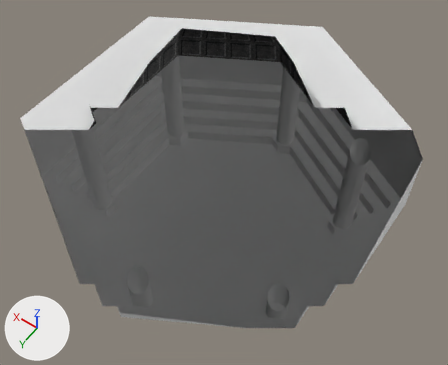
What one commit did to the Blender file art/room.blend.
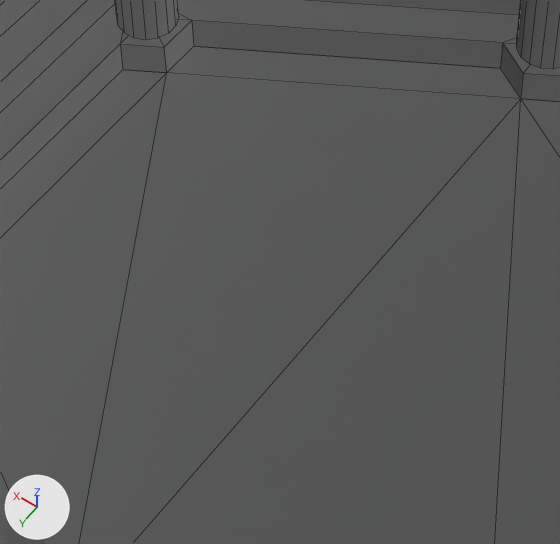
Each version appears first whole from a camera (50 mm lens) standing at (-18.3, 25.1, 44.7) and looking at (-1.4, 1.5, 7.6), and next in a close-up on the part from 30% to 64% of the width and 34% to 75% of the height. The lights are fixed; the arrows at lower left show +X, +Y and +Z. The close-ups show mesh edges as thin lines. Everything nearer to the camera than a plane just in front of the edit is cut away.
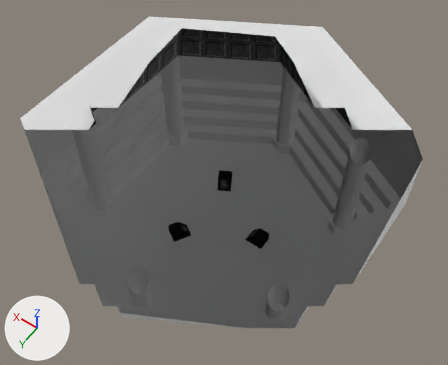
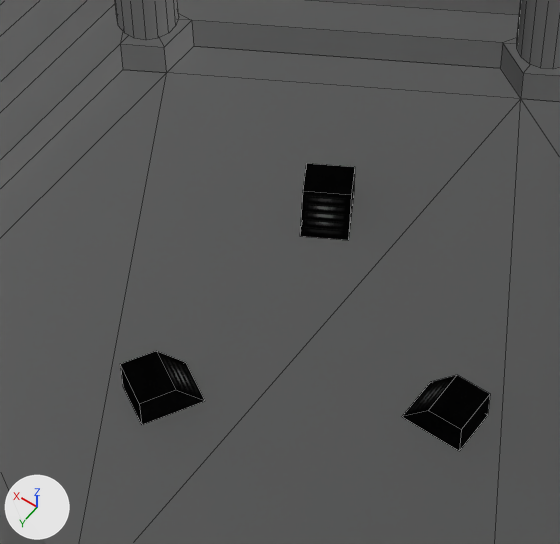
Location of each change, [x1, y1, x2, y2] in pixels of the close-ups (560 x 544 px):
```json
{"object": "Cube", "change": "added", "after": [120, 163, 490, 451], "on screen": "black"}
```

The change, as JSON lines over the scene's bpy script:
```json
{"op": "add", "block": "img_projector_png", "code": ["img_projector_png = load_image('projector.png', '../data/projector/projector.png', 128, 64, 'sRGB')"]}
{"op": "add", "block": "mat_material_001", "code": ["mat_material_001 = diffuse_material('Material.001')", "mat_material_001.texture = img_projector_png", "mat_material_001.roughness = 0.5"]}
{"op": "add", "block": "me_cube", "code": ["me_cube = bpy.data.meshes.new('Cube')", "me_cube.from_pydata(...)  # 24 vertices, 15 faces; spans x -4.6..2.82, y -4.28..4.28, z 0.0..0.9", "me_cube.materials.append(mat_material_001)  # picture img_projector_png"]}
{"op": "add", "block": "ob_cube", "code": ["ob_cube = bpy.data.objects.new('Cube', me_cube)", "ob_cube.location = (0.0, 0.0, 0.0)"]}
```
